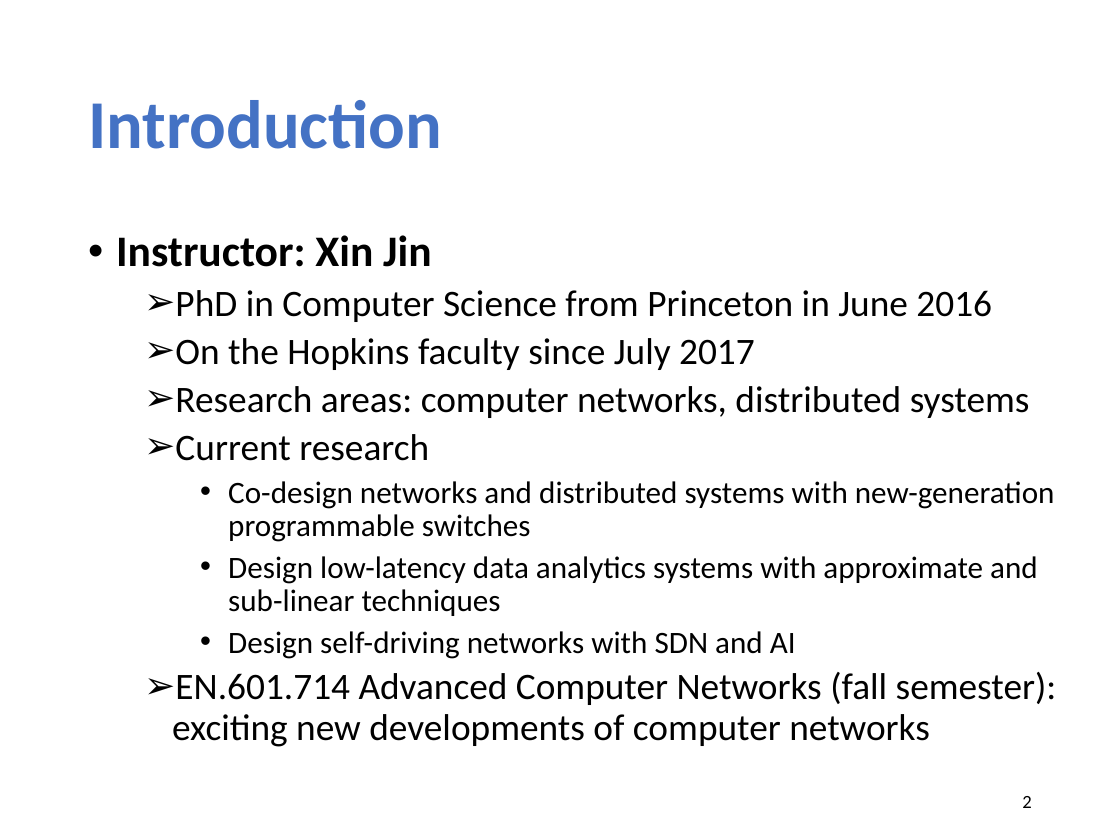
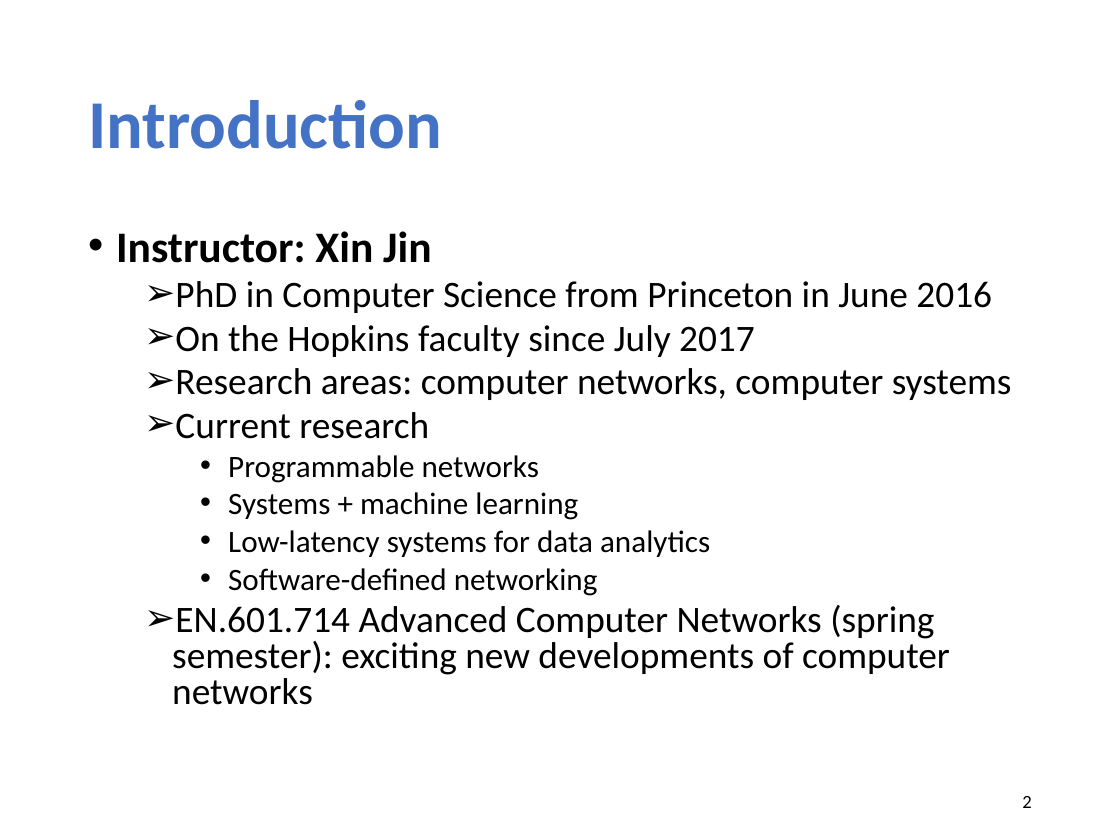
Before and after one commit to xinjin/course-net, a slide deck: slide 2 of slides/lec01_introduction.pptx. Drawn at 1120x840 pixels with LibreOffice and Linux fonts; fonts in the diff are those of the drawing. Boxes give left, top, right and bottom in pixels: in the first picture for what was removed or moved away, otherwise in the second. Text is boxed around its words. In the diff, an @@ line names an element or a change of style, - is before the commit and + after.

```diff
--- a/slides/lec01_introduction.pptx
+++ b/slides/lec01_introduction.pptx
@@ text at [116, 231, 992, 439]: line spacing 0.9 to 0.8 @@
@@ text at [175, 368, 1012, 400]: text changed @@
-  ➢ Research areas: computer networks, distributed systems
+  ➢ Research areas: computer networks, computer systems
@@ text at [172, 455, 950, 705]: text changed @@
-    • Co-design networks and distributed systems with new-generation programmable switches
-    • Design low-latency data analytics systems with approximate and sub-linear techniques
-    • Design self-driving networks with SDN and AI
-  ➢ EN.601.714 Advanced Computer Networks (fall semester): exciting new developments of computer networks
+    • Programmable networks
+    • Systems + machine learning
+    • Low-latency systems for data analytics
+    • Software-defined networking
+  ➢ EN.601.714 Advanced Computer Networks (spring semester): exciting new developments of computer networks
```
Also in this commit, not shown: 9 other slides changed, 3 slides added, 1 other file.
